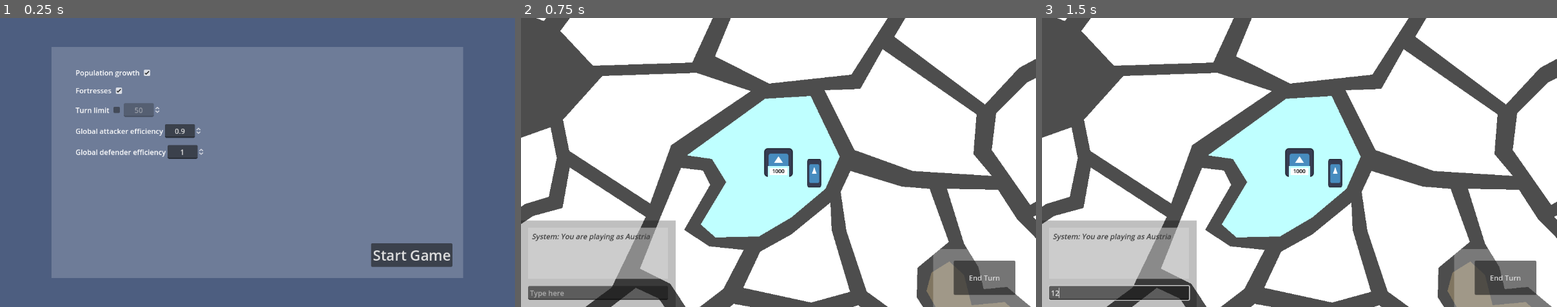
Above: before the commit, frames 1-3 (left to right).
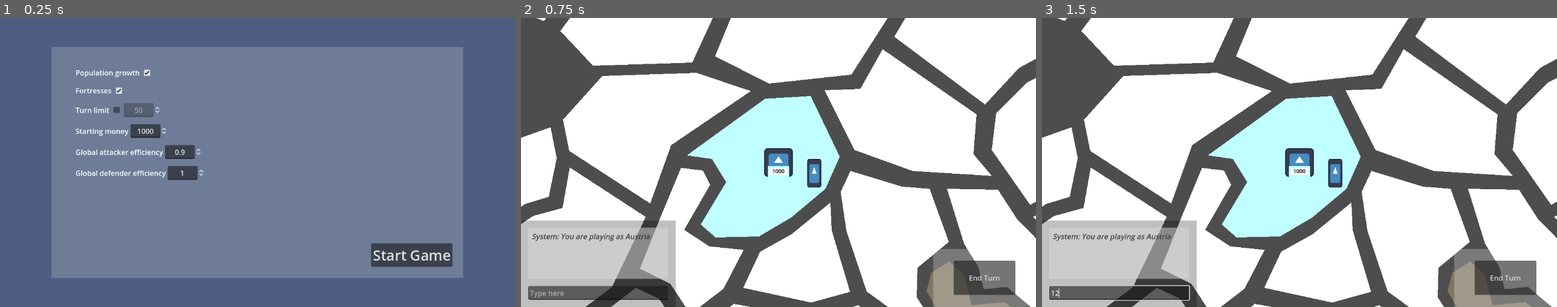
Above: after the commit, the same moments.

Repository: SamTheBlow/grand-strategy-game
Game: Godot game, scene res://scenes/main.tscn
Same seed, same stepped clock (60 frames per second), same inputs: the game is played once before the commit and once after it. The engine's default icon, where the game draws it, is replaced by a stand-in: a white triangle on a blue panel in a dark square.
Inputs (mouse positions are in pixels of both pictures, inside the frame that each line leads up to):
- Up to frame 1 (0.25 s): no input
- Up to frame 2 (0.75 s): click "Start Game" at 0.5 s
- Up to frame 3 (1.5 s): click (1119, 292) at 1.27 s; type "12" at 1.35 s

The runs differ from the first frame. In frame 1, 1.4% of the frame differs, in the area x 14-40%, y 36-57%; in frame 2, nothing differs; in frame 3, nothing differs.

Commit message:
Added money (game mechanic) to the game

Diff:
--- a/GrandStrategyGame/scenes/game.tscn
+++ b/GrandStrategyGame/scenes/game.tscn
@@ -197,6 +197,7 @@
 
 [connection signal="exit_to_main_menu_requested" from="UILayer/GameUI/Chat" to="." method="_on_exit_to_main_menu_requested"]
 [connection signal="load_requested" from="UILayer/GameUI/Chat" to="." method="_on_load_requested"]
+[connection signal="requested_money_info" from="UILayer/GameUI/Chat" to="." method="_on_chat_requested_money_info"]
 [connection signal="requested_province_info" from="UILayer/GameUI/Chat" to="." method="_on_chat_requested_province_info"]
 [connection signal="rules_requested" from="UILayer/GameUI/Chat" to="." method="_on_chat_rules_requested"]
 [connection signal="save_requested" from="UILayer/GameUI/Chat" to="." method="_on_save_requested"]
--- a/GrandStrategyGame/scenes/main_menu/lobby.tscn
+++ b/GrandStrategyGame/scenes/main_menu/lobby.tscn
@@ -120,6 +120,27 @@
 alignment = 1
 script = ExtResource("2_sb2tg")
 check_box = NodePath("../TurnLimitCheckBox")
+
+[node name="Spacing5" type="Control" parent="HBoxContainer/Spacing75/MarginContainer/ScrollContainer/HBoxContainer/VBoxContainer"]
+custom_minimum_size = Vector2(0, 8)
+layout_mode = 2
+
+[node name="HBoxContainer6" type="HBoxContainer" parent="HBoxContainer/Spacing75/MarginContainer/ScrollContainer/HBoxContainer/VBoxContainer"]
+layout_mode = 2
+
+[node name="Label" type="Label" parent="HBoxContainer/Spacing75/MarginContainer/ScrollContainer/HBoxContainer/VBoxContainer/HBoxContainer6"]
+layout_mode = 2
+text = "Starting money"
+
+[node name="StartingMoneySpinBox" type="SpinBox" parent="HBoxContainer/Spacing75/MarginContainer/ScrollContainer/HBoxContainer/VBoxContainer/HBoxContainer6"]
+unique_name_in_owner = true
+layout_mode = 2
+max_value = 1e+06
+value = 1000.0
+rounded = true
+allow_greater = true
+allow_lesser = true
+alignment = 1
 
 [node name="Spacing3" type="Control" parent="HBoxContainer/Spacing75/MarginContainer/ScrollContainer/HBoxContainer/VBoxContainer"]
 custom_minimum_size = Vector2(0, 8)
--- a/GrandStrategyGame/scripts/chat/chat.gd
+++ b/GrandStrategyGame/scripts/chat/chat.gd
@@ -3,6 +3,7 @@
 
 
 signal requested_province_info()
+signal requested_money_info()
 signal save_requested()
 signal load_requested()
 signal exit_to_main_menu_requested()
@@ -21,6 +22,7 @@
 				system_message_multiline([
 						"/help - Gives a list of every command",
 						"/infop - Gives info on selected province",
+						"/money - Tells you how much money your country has",
 						"/fs - Toggle fullscreen",
 						"/save - Save the game",
 						"/load - Load the saved game",
@@ -29,6 +31,8 @@
 				])
 			"infop":
 				requested_province_info.emit()
+			"money":
+				requested_money_info.emit()
 			"fs":
 				var mode: int = DisplayServer.window_get_mode()
 				if mode == DisplayServer.WINDOW_MODE_FULLSCREEN:
--- a/GrandStrategyGame/scripts/countries/country.gd
+++ b/GrandStrategyGame/scripts/countries/country.gd
@@ -6,3 +6,5 @@
 @export var color: Color = Color.WHITE
 
 var id: int = -1
+
+var money: int
--- a/GrandStrategyGame/scripts/game/game.gd
+++ b/GrandStrategyGame/scripts/game/game.gd
@@ -114,6 +114,11 @@
 
 	var population_size: int = selected_province.population.population_size
 	chat.system_message("Population size: " + str(population_size))
+
+
+func _on_chat_requested_money_info() -> void:
+	var money: int = players.player_from_id(_your_id).playing_country.money
+	chat.system_message("Your country currently has " + str(money) + " money.")
 
 
 func _on_chat_rules_requested() -> void:
--- a/GrandStrategyGame/scripts/game/game_from_json.gd
+++ b/GrandStrategyGame/scripts/game/game_from_json.gd
@@ -120,6 +120,7 @@
 		"fortresses",
 		"turn_limit_enabled",
 		"turn_limit",
+		"starting_money",
 		"global_attacker_efficiency",
 		"global_defender_efficiency",
 	]
@@ -185,6 +186,9 @@
 	country.id = json_data["id"]
 	country.country_name = json_data["country_name"]
 	country.color = Color(json_data["color"])
+
+	if json_data.has("money"):
+		country.money = json_data["money"]
 
 	return country
 
--- a/GrandStrategyGame/scripts/game/game_to_json.gd
+++ b/GrandStrategyGame/scripts/game/game_to_json.gd
@@ -36,6 +36,7 @@
 		country_data["id"] = country.id
 		country_data["country_name"] = country.country_name
 		country_data["color"] = country.color.to_html()
+		country_data["money"] = country.money
 		countries_data.append(country_data)
 	json_data["countries"] = countries_data
 
--- a/GrandStrategyGame/scripts/main_menu/lobby.gd
+++ b/GrandStrategyGame/scripts/main_menu/lobby.gd
@@ -25,6 +25,9 @@
 	game_rules.turn_limit_enabled = turn_limit_check_box.button_pressed
 	game_rules.turn_limit = roundi((%TurnLimitSpinBox as SpinBox).value)
 
+	var starting_money_spin_box := %StartingMoneySpinBox as SpinBox
+	game_rules.starting_money = roundi(starting_money_spin_box.value)
+
 	var att_eff := %AttackerEfficiencySpinBox as SpinBox
 	game_rules.global_attacker_efficiency = att_eff.value
 
--- a/GrandStrategyGame/scripts/rules/game_rules.gd
+++ b/GrandStrategyGame/scripts/rules/game_rules.gd
@@ -6,5 +6,6 @@
 @export var fortresses: bool = false
 @export var turn_limit_enabled: bool = false
 @export var turn_limit: int = 50
+@export var starting_money: int = 1000
 @export var global_attacker_efficiency: float = 1.0
 @export var global_defender_efficiency: float = 1.0
--- a/GrandStrategyGame/test_data/world_maps/scenario1.gd
+++ b/GrandStrategyGame/test_data/world_maps/scenario1.gd
@@ -46,6 +46,7 @@
 	rules_data["fortresses"] = game_rules.fortresses
 	rules_data["turn_limit_enabled"] = game_rules.turn_limit_enabled
 	rules_data["turn_limit"] = game_rules.turn_limit
+	rules_data["starting_money"] = game_rules.starting_money
 	rules_data["global_attacker_efficiency"] = game_rules.global_attacker_efficiency
 	rules_data["global_defender_efficiency"] = game_rules.global_defender_efficiency
 	json_data["rules"] = rules_data
@@ -64,6 +65,7 @@
 		var country: Country = countries[i]
 		country_data["country_name"] = country.country_name
 		country_data["color"] = country.color.to_html()
+		country_data["money"] = game_rules.starting_money
 		countries_data.append(country_data)
 	json_data["players"] = players_data
 	json_data["countries"] = countries_data
